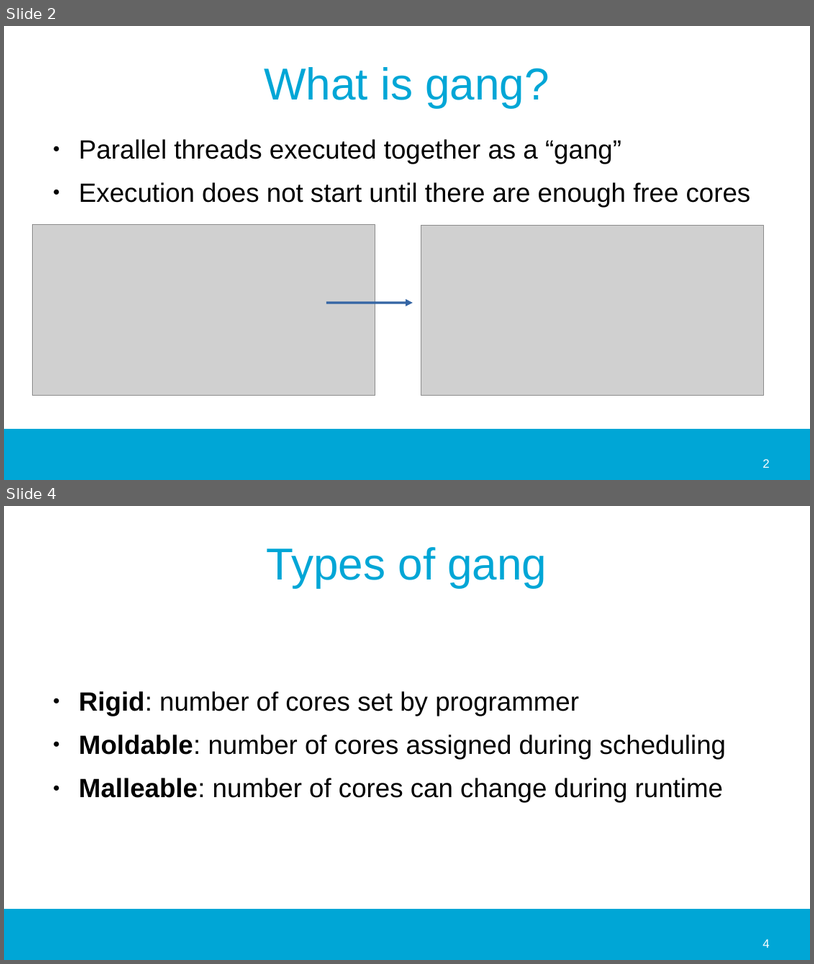
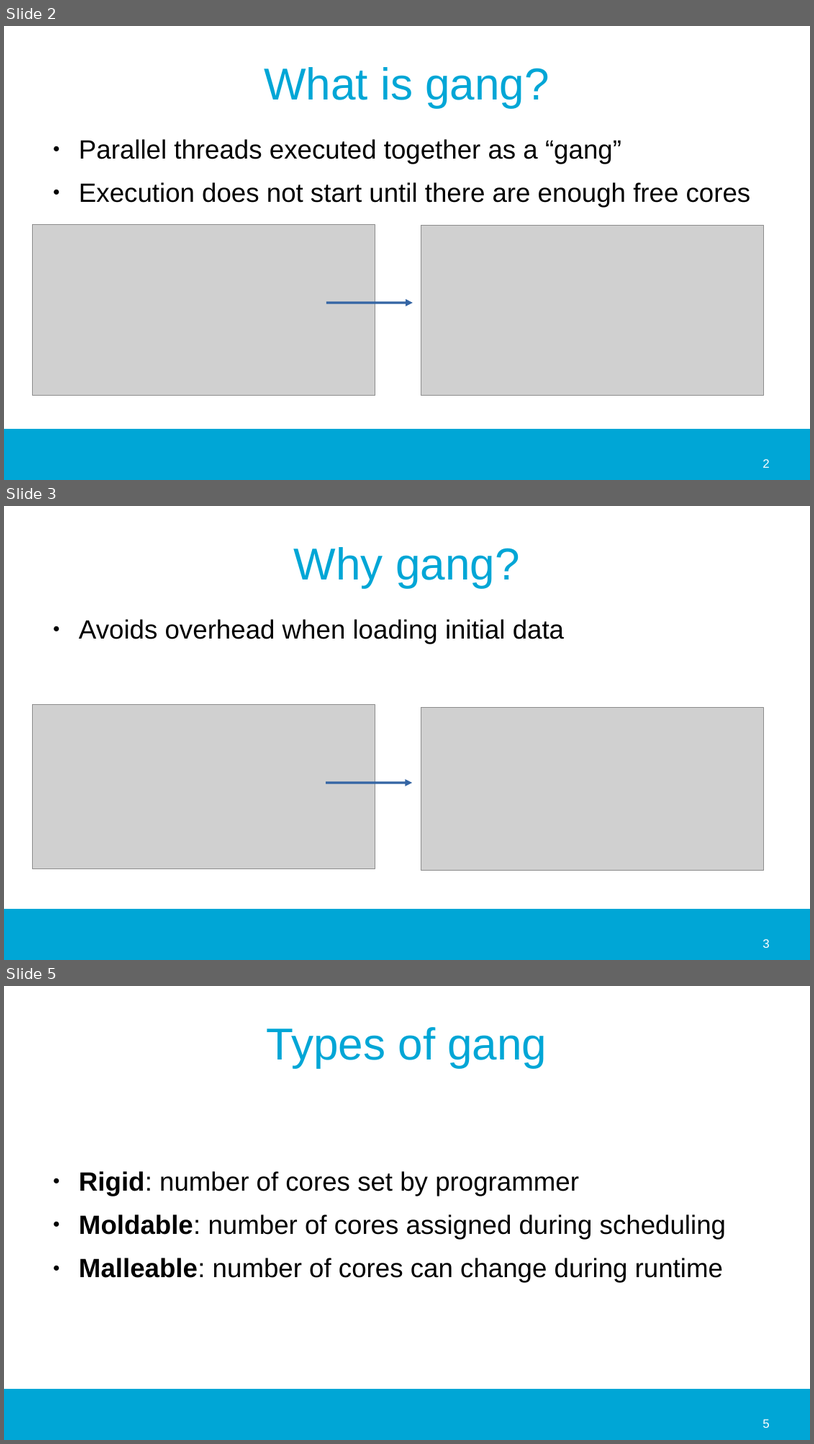
Before and after one commit to jmigual/APATeoria, a slide deck: Notes/TFM_presentations/2020_02_24/2020_02_24.odp. Shown one above the other, each under a label of ours: slides 2 and 4 before the commit, slides 2, 3 and 5 after it; the slides between them are not shown. The pictures are 814x964 and 814x1444 pixels, drawn with LibreOffice and Linux fonts; fonts in the diff are those of the drawing; grey boxes stand for pictures; background and template pictures are left out. Boxes give left, top, right and bottom in pixels: in the first picture for what was removed or moved away, otherwise in the second. Text is boxed around its words. In the diff, an @@ line names an element or a change of style, - is before the commit and + after.

Commit message:
Added more images and more slides

```diff
--- a/Notes/TFM_presentations/2020_02_24/2020_02_24.odp
+++ b/Notes/TFM_presentations/2020_02_24/2020_02_24.odp
@@ slide 3 added at (4, 506, 810, 960), background #FFFFFF; not listed: 1 template element that a slide beside it also shows @@
@@ title added at (294, 547, 520, 587), 44 pt, text #00A6D6 @@
+Why gang?
@@ text added at (79, 619, 564, 644), 26 pt, text #000000 @@
+● Avoids overhead when loading initial data
@@ picture added at (33, 705, 376, 869) @@
@@ picture added at (422, 708, 765, 870) @@
@@ arrow added from (326, 782) to (412, 782), #3465A4 2.3 pt @@
@@ page number added at (763, 939, 769, 947), 12 pt, text #FFFFFF @@
+3
@@ what was slide 4 is now slide 5 @@
@@ page number at (763, 1419, 769, 1427): text changed @@
-4
+5
```
Also in this commit, not shown: 1 slide changed, 1 other slide added, 1 slide removed, 8 other files.
